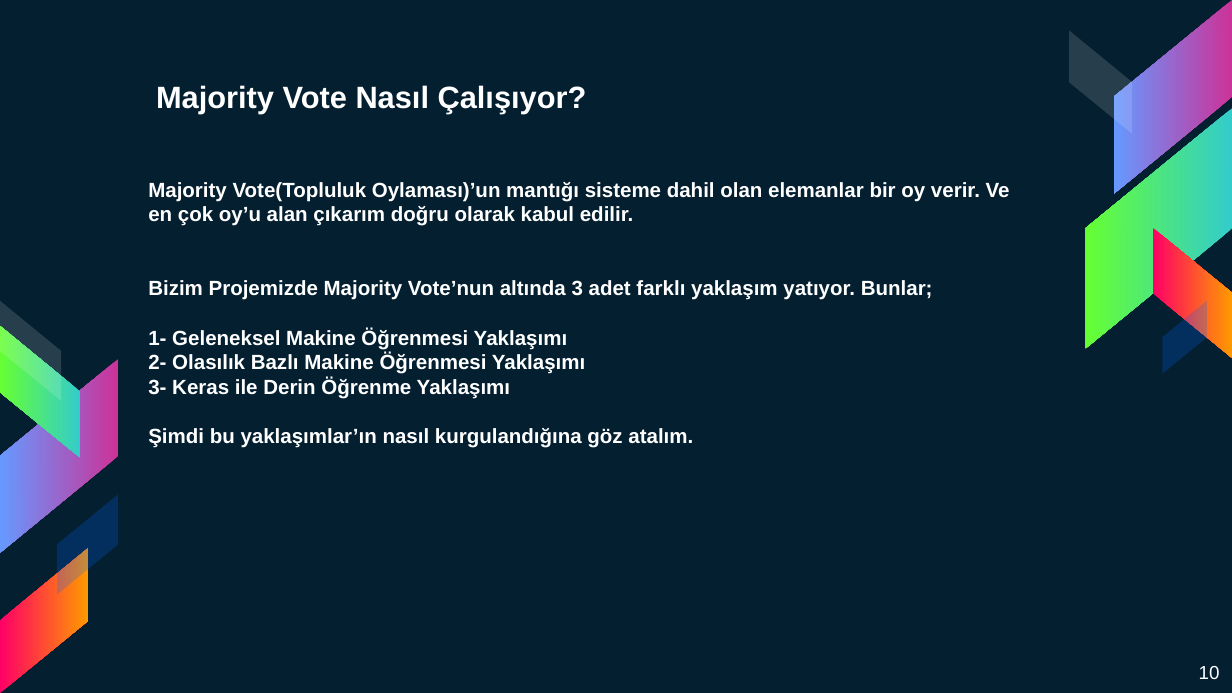
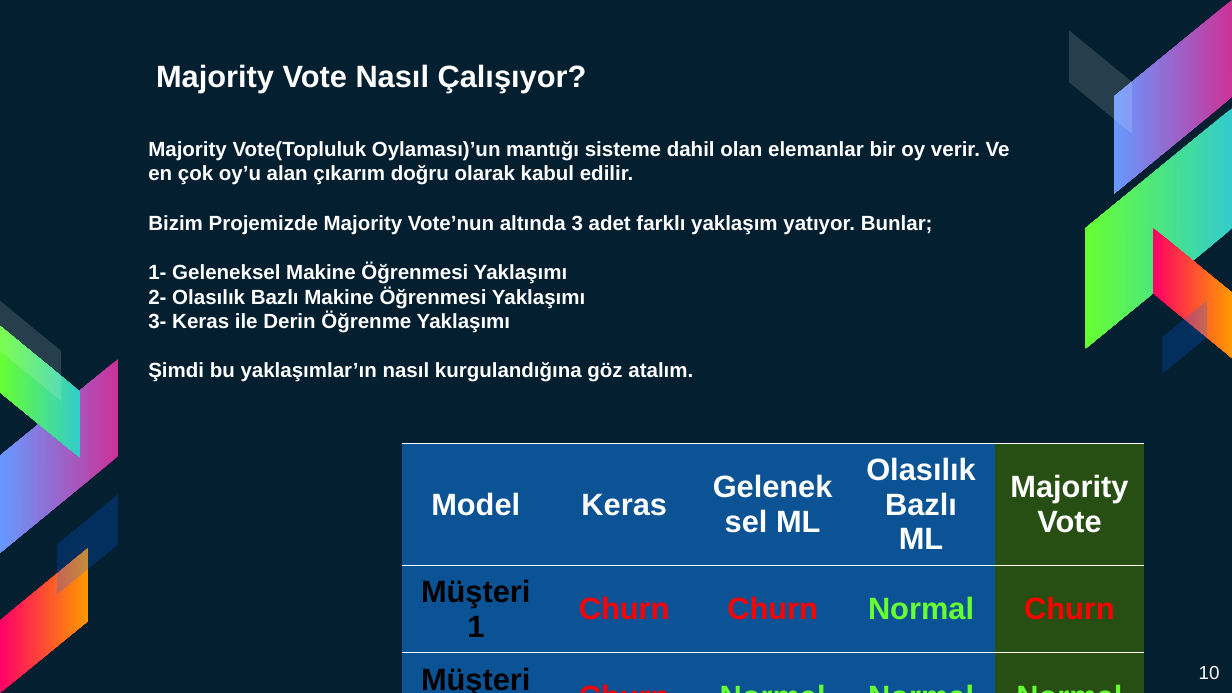
Before and after one commit to brokt/Detective-Churn, a slide deck: slide 10 of Presentation/Detective Churn Sunum.pptx. Drawn at 1232x693 pixels with LibreOffice and Linux fonts; fonts in the diff are those of the drawing. Boxes give left, top, right and bottom in pixels: in the first picture for what was removed or moved away, otherwise in the second. Text is boxed around its words. In the diff, an @@ line names an element or a change of style, - is before the commit and + after.

```diff
--- a/Presentation/Detective Churn Sunum.pptx
+++ b/Presentation/Detective Churn Sunum.pptx
@@ title "Majority Vote Nasıl Çalışıyor?": place and size @@
-title "Majority Vote Nasıl Çalışıyor?" at <box>156,85,587,113</box>
+title "Majority Vote Nasıl Çalışıyor?" at <box>156,64,587,93</box>
@@ text "Majority Vote(Topluluk Oylaması)’un mantığı sisteme ..." rewrapped from <box>148,182,1010,448</box> to <box>148,141,1010,382</box> @@
@@ table added at <box>402,444,1141,693</box>, 3 rows, 5 columns @@
+Model | Keras | Geleneksel ML | Olasılık Bazlı ML | Majority Vote
+Müşteri1 | Churn | Churn | Normal | Churn
+Müşteri2 | Churn | Normal | Normal | Normal
```
Also in this commit, not shown: 12 other slides changed, 2 slides added, 2 slides removed.
